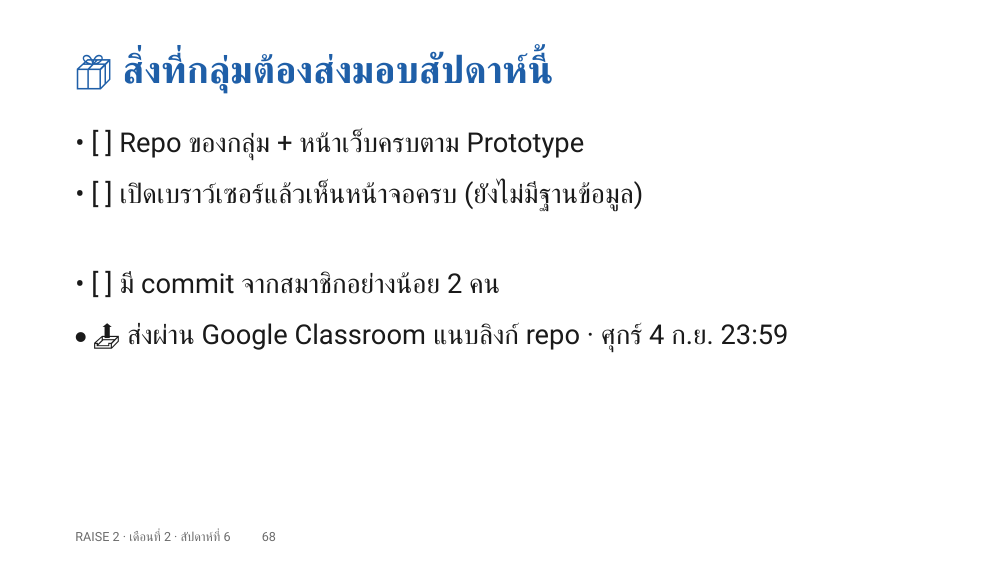
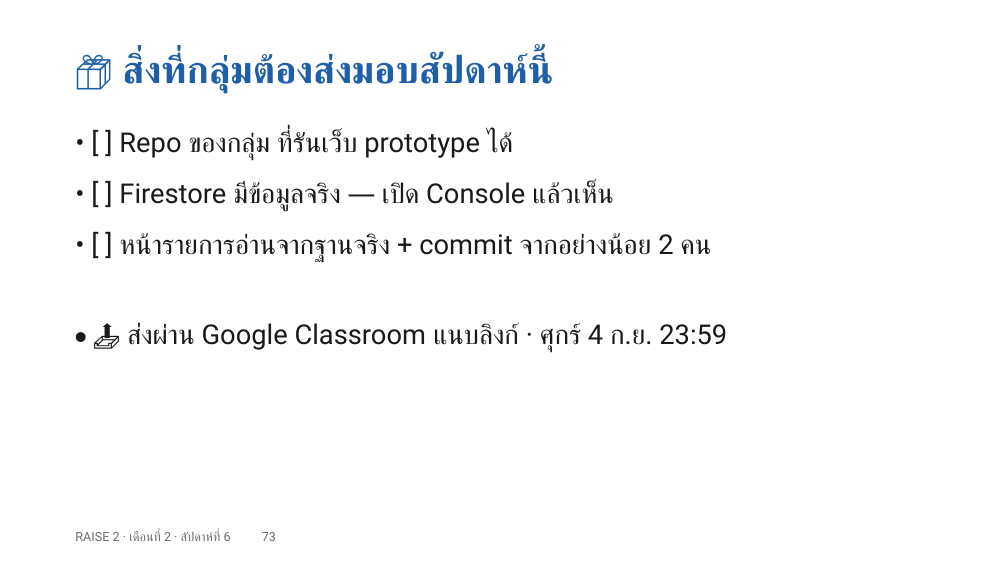
Before and after one commit to cnacha-mfu/raise2-module2, a slide deck: slide 73 of materials/week6/w6-slides.pptx (slide 68 before the commit). Drawn at 1008x567 pixels with LibreOffice and Linux fonts; fonts in the diff are those of the drawing. Boxes give left, top, right and bottom in pixels: in the first picture for what was removed or moved away, otherwise in the second. Text is boxed around its words. In the diff, an @@ line names an element or a change of style, - is before the commit and + after.

```diff
--- a/materials/week6/w6-slides.pptx
+++ b/materials/week6/w6-slides.pptx
@@ text at [119, 131, 513, 160]: text changed @@
-• [ ] Repo ของกลุ่ม + หน้าเว็บครบตาม Prototype
+• [ ] Repo ของกลุ่ม ที่รันเว็บ prototype ได้
@@ text at [119, 182, 613, 211]: text changed @@
-• [ ] เปิดเบราว์เซอร์แล้วเห็นหน้าจอครบ (ยังไม่มีฐานข้อมูล)
+• [ ] Firestore มีข้อมูลจริง — เปิด Console แล้วเห็น
@@ text at [120, 233, 711, 262]: text changed @@
-• [ ] มี commit จากสมาชิกอย่างน้อย 2 คน
+• [ ] หน้ารายการอ่านจากฐานจริง + commit จากอย่างน้อย 2 คน
@@ text at [127, 323, 727, 352]: text changed @@
-• 📤 ส่งผ่าน Google Classroom แนบลิงก์ repo · ศุกร์ 4 ก.ย. 23:59
+• 📤 ส่งผ่าน Google Classroom แนบลิงก์ · ศุกร์ 4 ก.ย. 23:59
@@ text at [75, 531, 276, 541]: text changed @@
-RAISE 2 · เดือนที่ 2 · สัปดาห์ที่ 6 68
+RAISE 2 · เดือนที่ 2 · สัปดาห์ที่ 6 73
```
Also in this commit, not shown: 39 other slides changed, 36 slides added, 33 slides removed, 24 other files.
